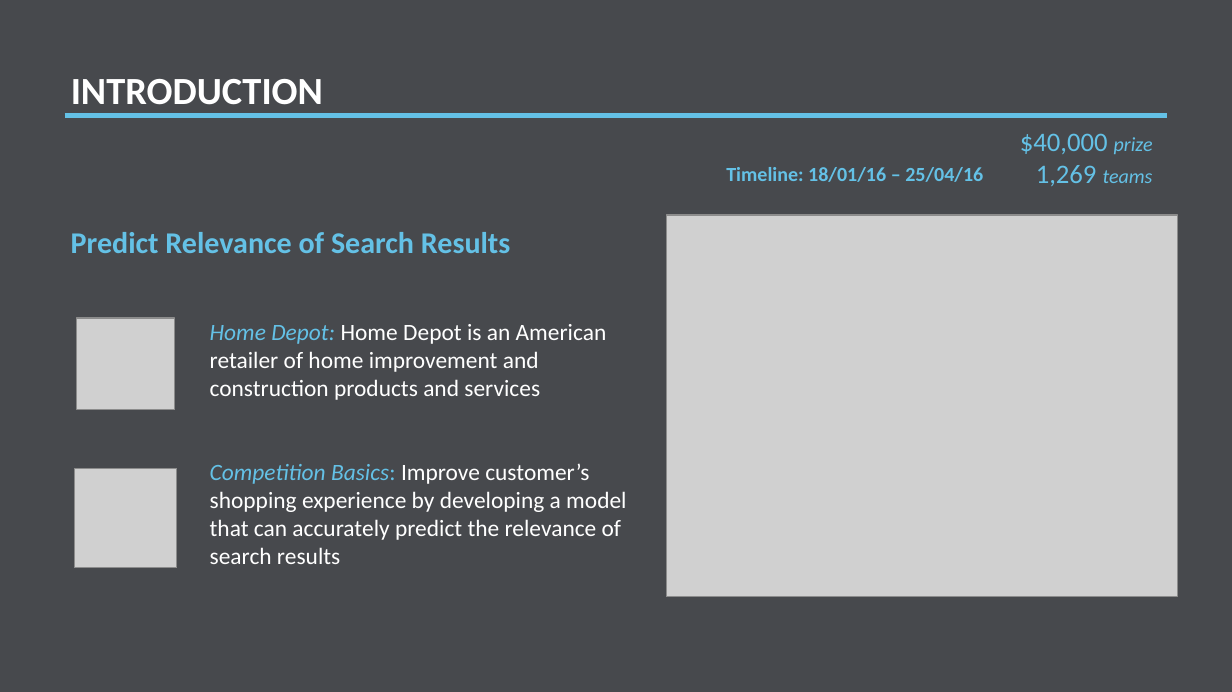
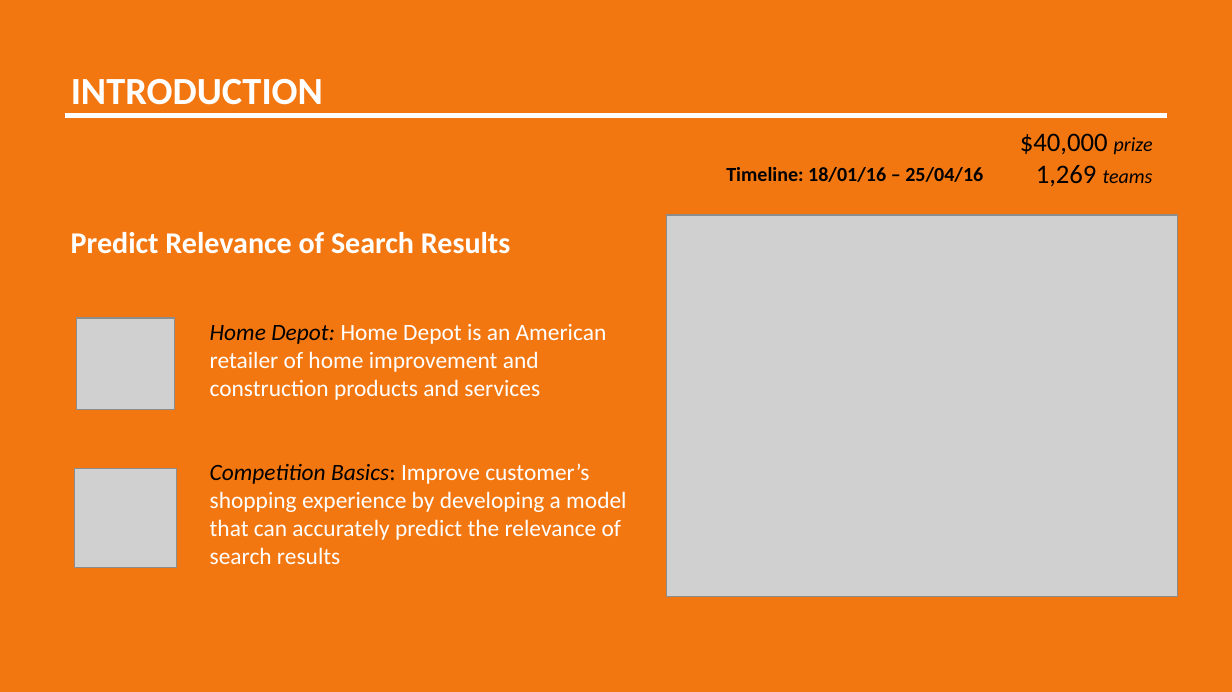
Before and after one commit to misrab/homework, a slide deck: slide 2 of BrandonWong/Project/Presentation.pptx. Drawn at 1232x692 pixels with LibreOffice and Linux fonts; fonts in the diff are those of the drawing; grey boxes stand for pictures. Boxes give left, top, right and bottom in pixels: in the first picture for what was removed or moved away, otherwise in the second. Text is boxed around its words. In the diff, an @@ line names an element or a change of style, - is before the commit and + after.

```diff
--- a/BrandonWong/Project/Presentation.pptx
+++ b/BrandonWong/Project/Presentation.pptx
@@ rectangle at (0, 0, 1232, 692): fill #47494D to #F37711 @@
@@ line (65, 116) - (1167, 116): stroke #64C1E6 3 pt to #FFFFFF 3 pt @@
@@ text "$40,000 prize" at (1020, 133, 1153, 186): text colour #64C1E6 to #000000 @@
@@ text "Timeline: 18/01/16 – 25/04/16" at (726, 167, 983, 182): text colour #64C1E6 to #000000 @@
@@ text "Predict Relevance of Search Results" at (71, 232, 510, 254): text colour #64C1E6 to #FFFFFF @@
@@ text "Home Depot: Home Depot is ..." at (210, 324, 626, 564): text colour #64C1E6 to #000000 in "Home Depot:", "Competition Basics:" @@
```
Also in this commit, not shown: 8 other slides changed, 1 other file.
